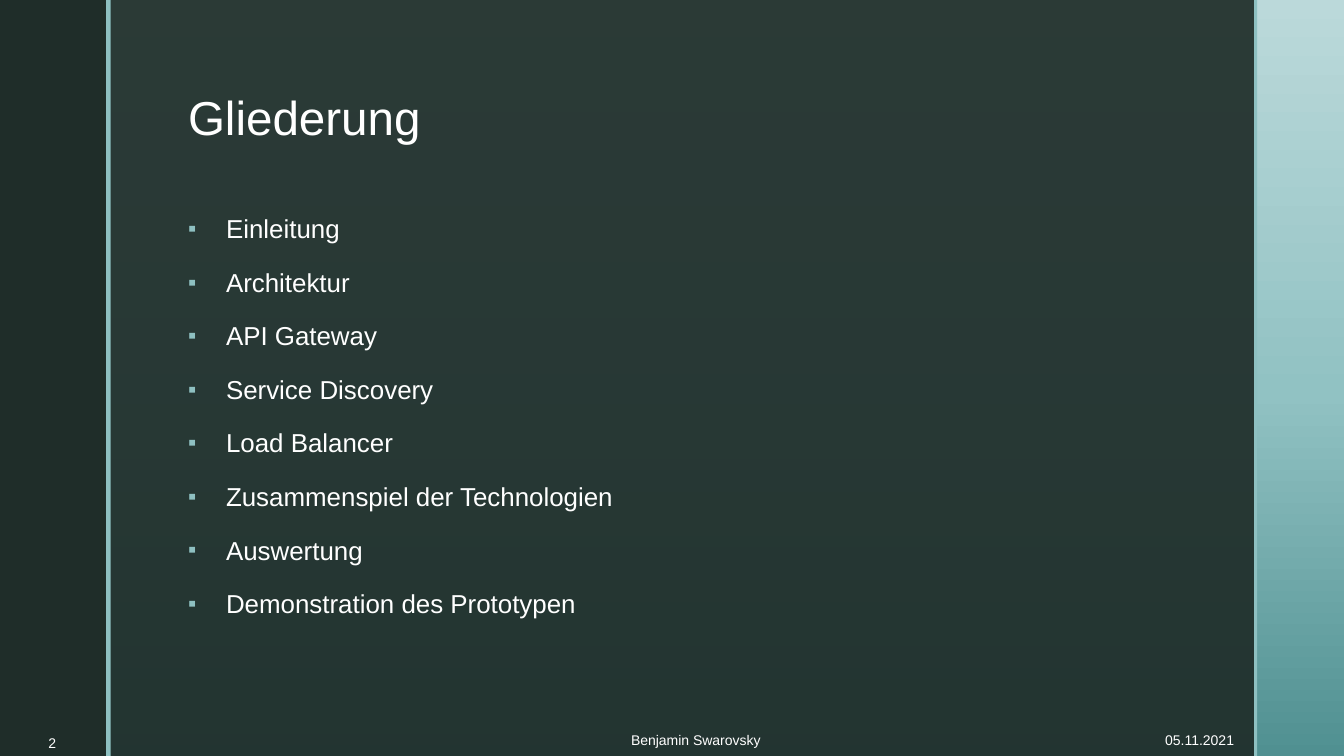
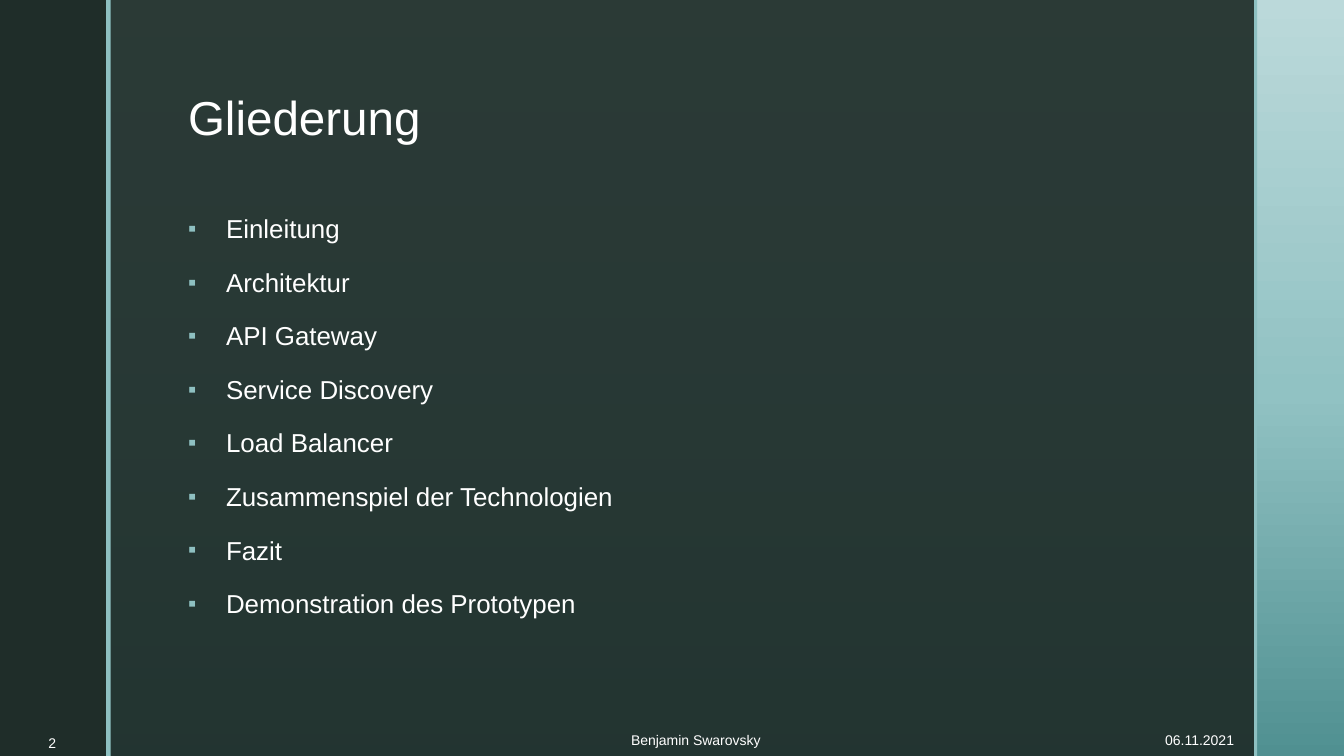
Before and after one commit to BenjaminS01/Abschluss, a slide deck: slide 2 of Vortrag.pptx. Drawn at 1344x756 pixels with LibreOffice and Linux fonts; fonts in the diff are those of the drawing; background and template pictures are left out. Boxes give left, top, right and bottom in pixels: in the first picture for what was removed or moved away, otherwise in the second. Text is boxed around its words. In the diff, an @@ line names an element or a change of style, - is before the commit and + after.

Commit message:
Vortrag Auswertung

```diff
--- a/Vortrag.pptx
+++ b/Vortrag.pptx
@@ text at (226,541,282,561): text changed @@
-▪ Auswertung
+▪ Fazit
@@ text at (1165,735,1234,745): text changed @@
-05.11.2021
+06.11.2021
```
Also in this commit, not shown: 23 other slides changed, 2 other files.
